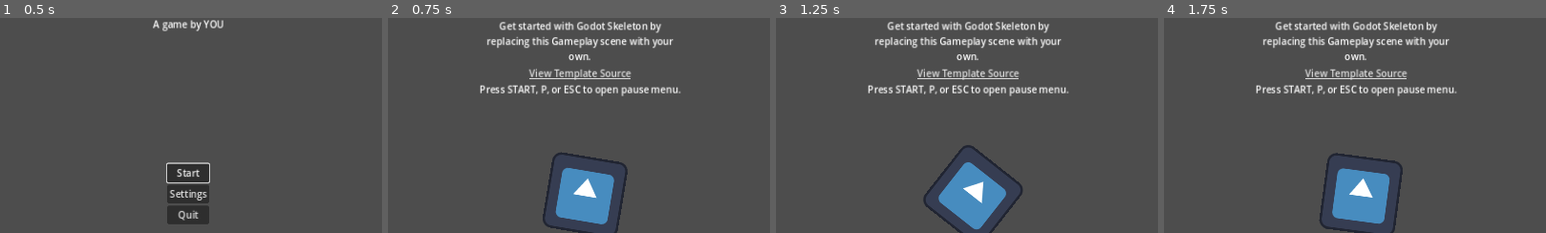
Above: before the commit, frames 1-4 (left to right).
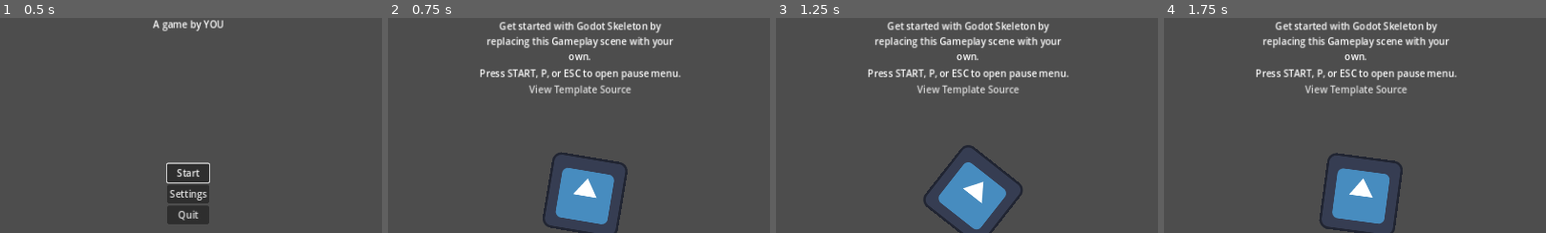
Above: after the commit, the same moments.

Repository: brettchalupa/godot_skeleton
Game: Godot game, scene res://main_menu/main_menu.tscn
Two runs of this game, one before a commit and one after it. Both use one fixed random seed, a clock stepped at 60 frames per second and the inputs below. The engine's default icon, where the game draws it, is replaced by a stand-in: a white triangle on a blue panel in a dark square.
Inputs:
- Up to frame 1 (0.5 s): no input
- Up to frame 2 (0.75 s): click "Start" at 0.5 s
- Up to frame 3 (1.25 s): no input
- Up to frame 4 (1.75 s): tap Enter (ui_accept) at 1.25, 1.52 s
The pictures show only the part of the screen within x 25-75%, y 22-72%; the shares and areas given below are measured in that part.

Frame 1 is identical in both runs. In frame 2, 2.6% of the frame differs, in the area x 24-77%, y 23-37%; in frame 3, 2.6%; in frame 4, 2.6%.

Commit message:
chore: refine gameplay & export macos identifier

Diff:
--- a/gameplay/gameplay.tscn
+++ b/gameplay/gameplay.tscn
@@ -36,16 +36,16 @@
 horizontal_alignment = 1
 autowrap_mode = 2
 
+[node name="PauseInstructions" type="Label" parent="Stack"]
+layout_mode = 2
+text = "Press START, P, or ESC to open pause menu."
+horizontal_alignment = 1
+
 [node name="LinkButton" type="LinkButton" parent="Stack"]
 layout_mode = 2
 size_flags_horizontal = 4
 text = "View Template Source"
 uri = "https://github.com/brettchalupa/godot_skeleton"
-
-[node name="PauseInstructions" type="Label" parent="Stack"]
-layout_mode = 2
-text = "Press START, P, or ESC to open pause menu."
-horizontal_alignment = 1
 
 [node name="Paused" parent="." instance=ExtResource("3_w8wrl")]
 visible = false
Not shown, changed: export_presets.cfg
